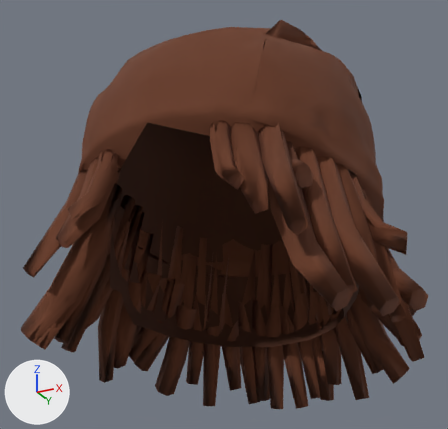
What one commit did to the glTF model web/public/assets/characters/v6/hair/full/hair_ski_mask_dreads.glb.
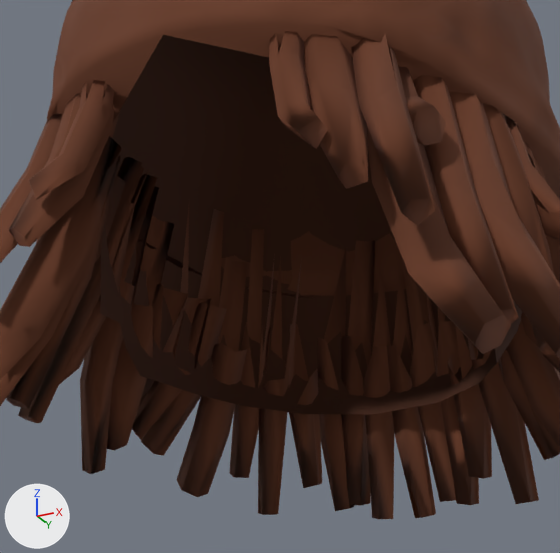
There are two pictures of each version: one whole from a 50 mm lens placed at (0.439, -0.91, 0.383), pointed at (-0.017, 0.003, 0.793), one close up on the part from 11% to 85% of the width and 24% to 100% of the height. Arrows for +X, +Y and +Z are at lower left; the lights stay in place. The first two pictures are the older version. Vertices at exactly the same position are counted once.

Names of what the first close-up shows: 'hair_ski_mask_dreads'.
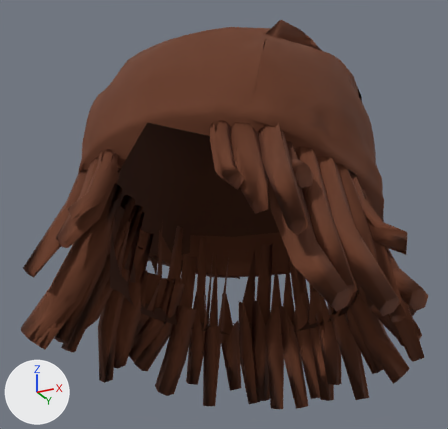
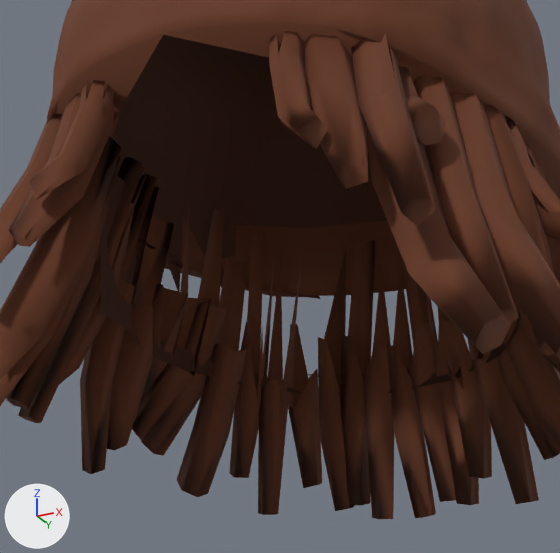
Where the change shows, as pixel boxes (x1, y1, x2, y2) in the close-ups (560 x 553 px):
part 1 of me_hair_ski_mask_dreads, deleted: before (120, 216, 522, 414)

What changed in the scene script:
```text
Change me_hair_ski_mask_dreads:
    used by ob_hair_ski_mask_dreads; location = (0.0, 0.0, 0.0)
    remove me_hair_ski_mask_dreads.from_pydata(...)  # 2312 vertices, 3826 faces; spans x -0.306..0.321, y -0.285..0.316, z 0.479..1.105
    add me_hair_ski_mask_dreads.from_pydata(...)  # 2295 vertices, 3776 faces; spans x -0.306..0.321, y -0.285..0.316, z 0.479..1.105
    me_hair_ski_mask_dreads part 1
    17 vertices are removed from x -0.2..0.2, y -0.023..0.231, z 0.586..0.716
    50 faces are deleted
```
